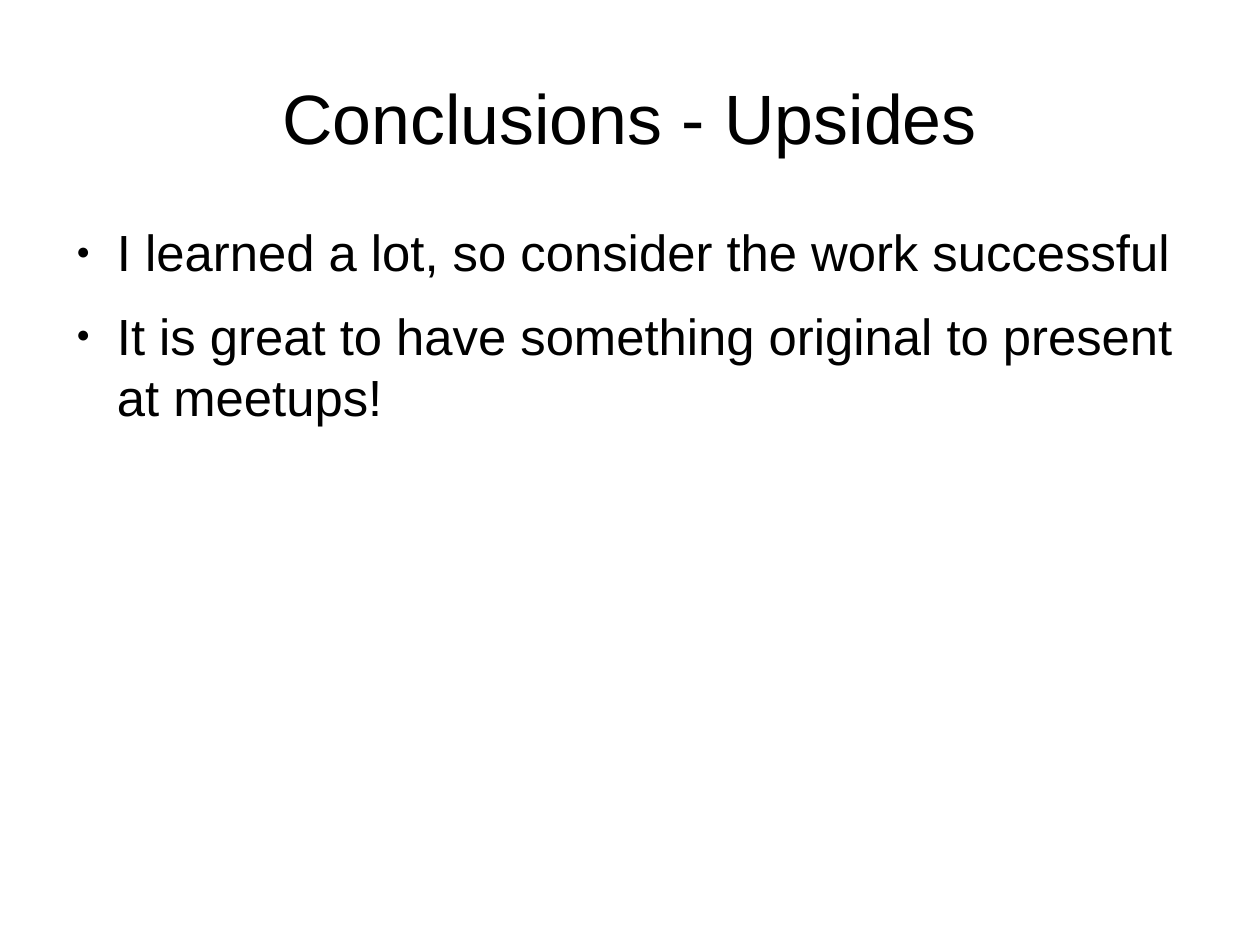
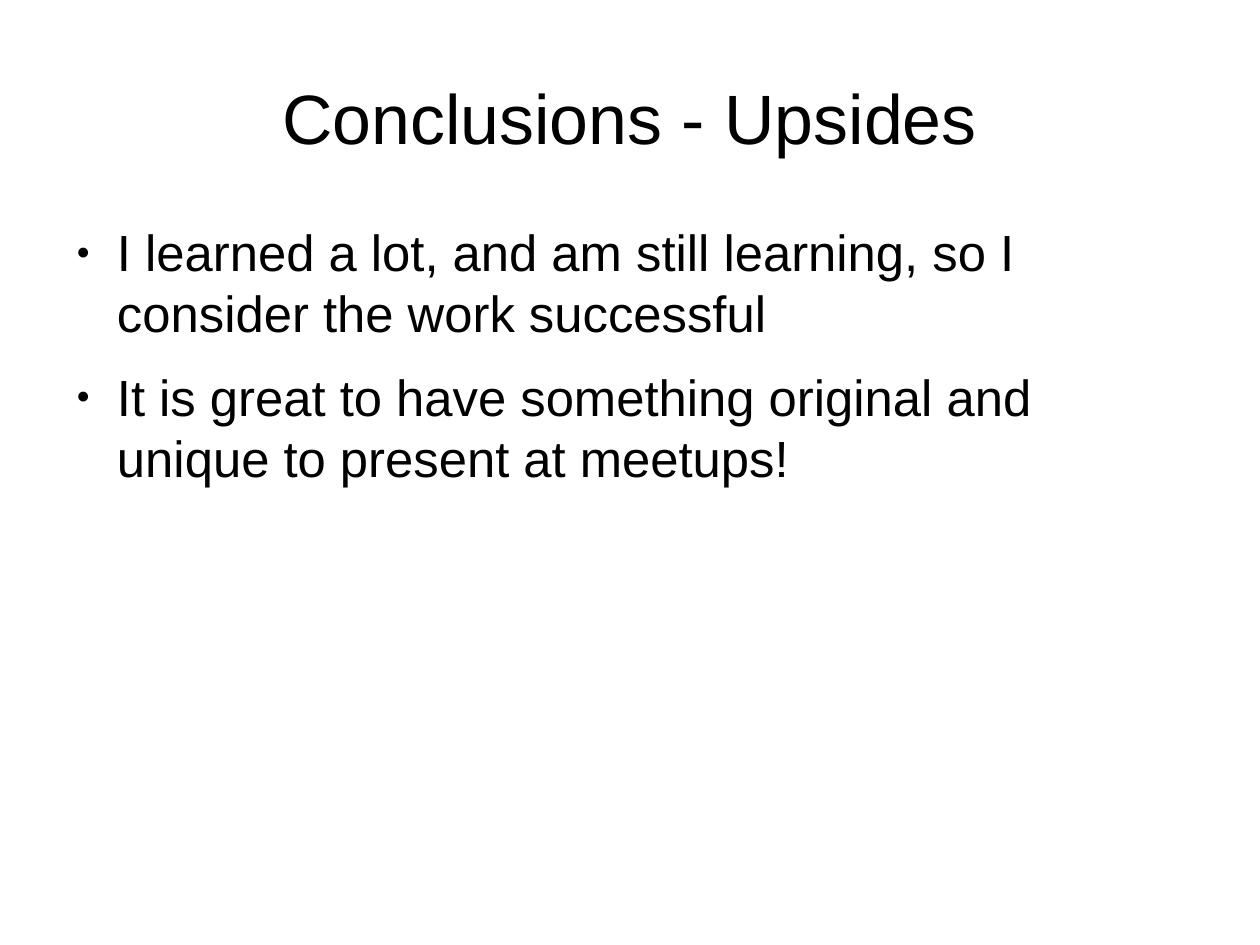
Before and after one commit to tomwhartung/jmws_accoutrements, a slide deck: slide 28 of presentations/2016_07-Drupal/9-slides.odp (slide 25 before the commit). Drawn at 1260x945 pixels with LibreOffice and Linux fonts; fonts in the diff are those of the drawing. Boxes give left, top, right and bottom in pixels: in the first picture for what was removed or moved away, otherwise in the second. Text is boxed around its words. In the diff, an @@ line names an element or a change of style, - is before the commit and + after.

Commit message:
Added a few "How" slides.

```diff
--- a/presentations/2016_07-Drupal/9-slides.odp
+++ b/presentations/2016_07-Drupal/9-slides.odp
@@ text at bbox=[117, 234, 1032, 487]: text changed @@
-● I learned a lot, so consider the work successful
-● It is great to have something original to present at meetups!
+● I learned a lot, and am still learning, so I consider the work successful
+● It is great to have something original and unique to present at meetups!
```
Also in this commit, not shown: 5 other slides changed, 4 slides added, 1 slide removed.
